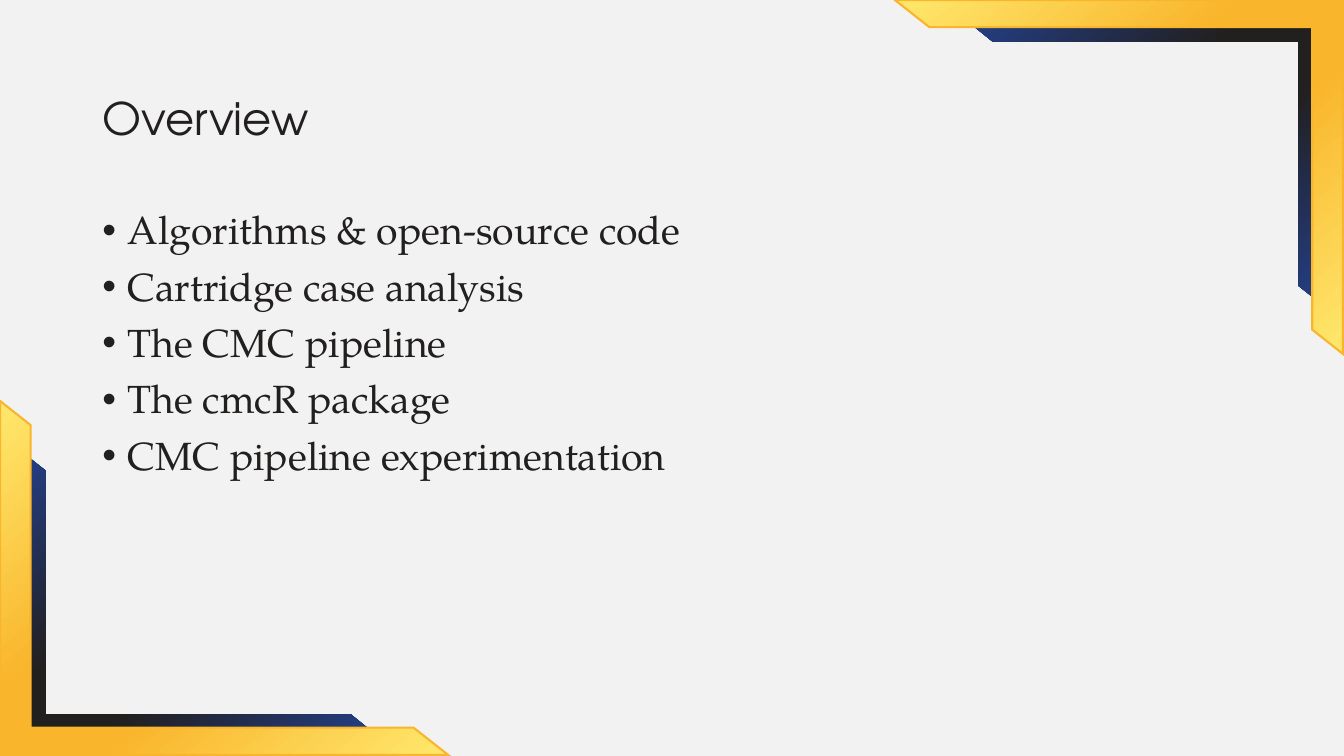
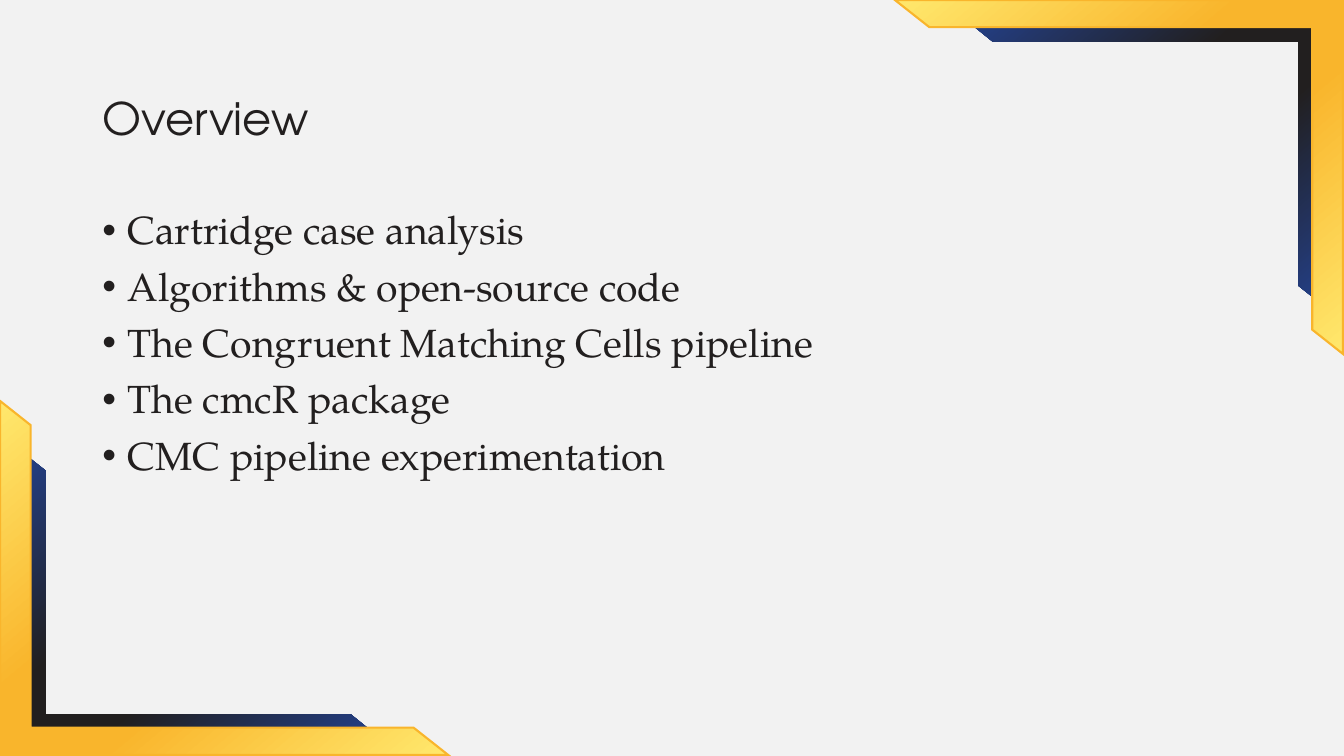
Before and after one commit to jzemmels/aafs22_slides, a slide deck: slide 2 of slides/AAFS 2022 Presenter PP Theme 1.pptx. Drawn at 1344x756 pixels with LibreOffice and Linux fonts; fonts in the diff are those of the drawing; background and template pictures are left out. Boxes give left, top, right and bottom in pixels: in the first picture for what was removed or moved away, otherwise in the second. Text is boxed around its words. In the diff, an @@ line names an element or a change of style, - is before the commit and + after.

```diff
--- a/slides/AAFS 2022 Presenter PP Theme 1.pptx
+++ b/slides/AAFS 2022 Presenter PP Theme 1.pptx
@@ text at (x1=128, y1=215, x2=524, y2=255): paragraph added @@
+• Cartridge case analysis
@@ text at (x1=128, y1=328, x2=813, y2=368): text changed @@
-• Cartridge case analysis
-• The CMC pipeline
+• The Congruent Matching Cells pipeline
```
Also in this commit, not shown: 5 other slides changed, 4 other files.
